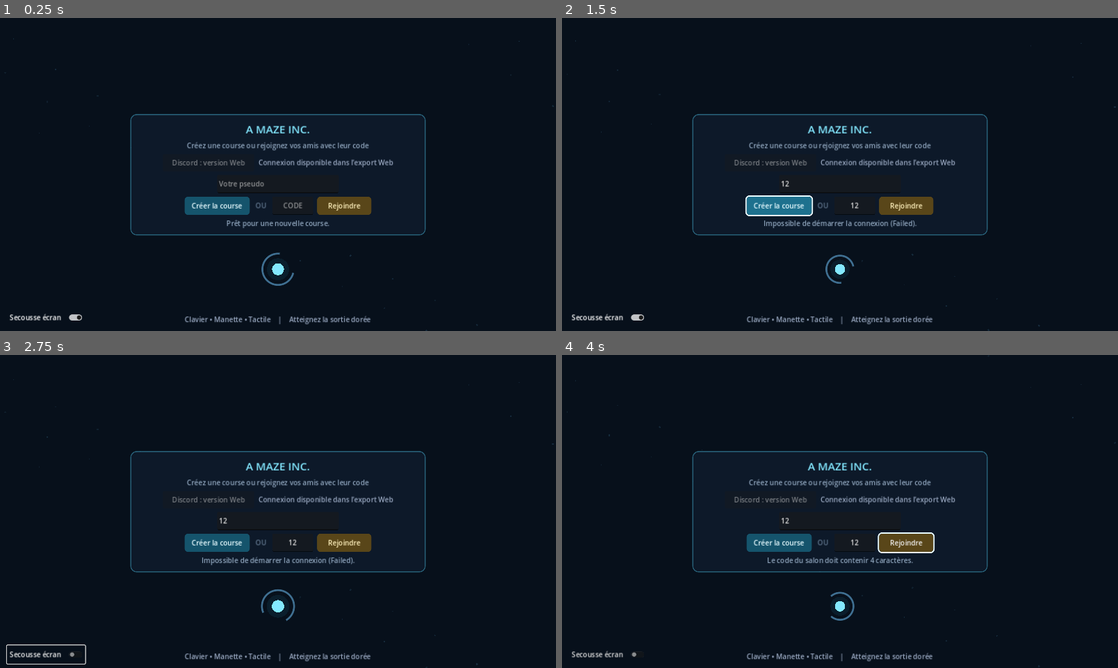
Above: before the commit, frames 1-4 (two rows, left to right).
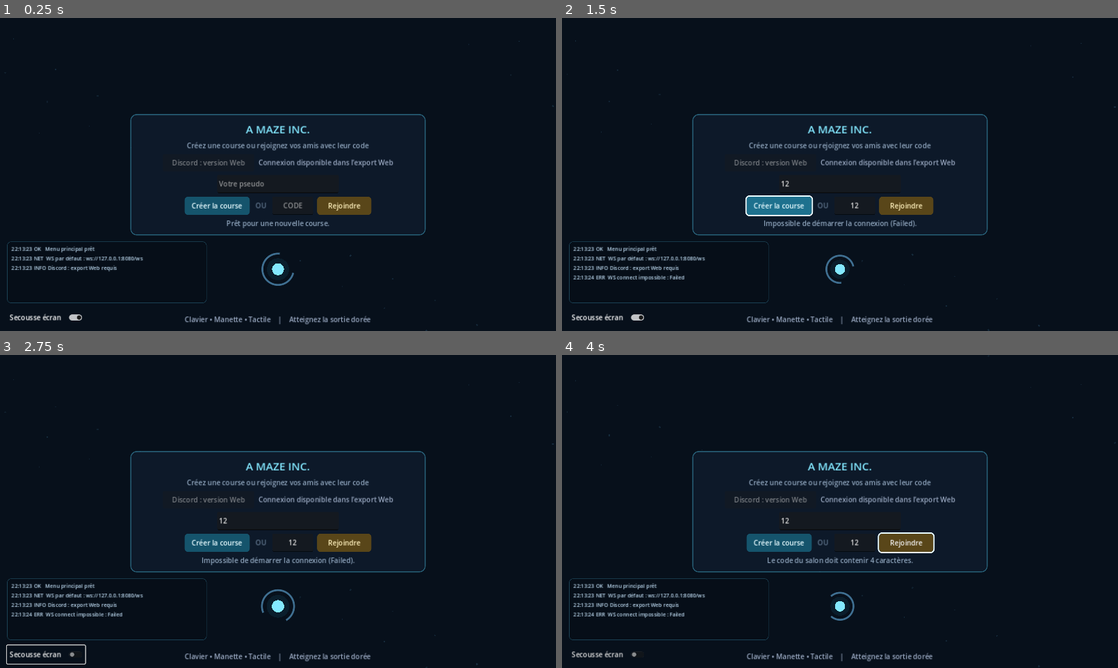
Above: after the commit, the same moments.

Repository: zarocksx/multi-maze
Game: Godot game, scene res://scenes/main.tscn
Same seed, same stepped clock (60 frames per second), same inputs: the game is played once before the commit and once after it.
Inputs (mouse positions are in pixels of both pictures, inside the frame that each line leads up to):
- Up to frame 1 (0.25 s): no input
- Up to frame 2 (1.5 s): click (840, 183) at 0.52 s; type "12" at 0.6 s; click (856, 205) at 0.75 s; type "12" at 0.83 s; click "Créer la course" at 1.25 s
- Up to frame 3 (2.75 s): click "Secousse écran" at 2 s
- Up to frame 4 (4 s): click "Rejoindre" at 2.75 s; move the mouse to (962, 495) at 3.52 s; hold Right from 3.53 s (still down); hold Z from 3.53 s (still down)

The runs differ from the first frame. In frame 1, 0.7% of the frame differs, in the area x 1-38%, y 71-92%; in frame 2, 0.9%; in frame 3, 0.9%; in frame 4, 0.9%.

Commit message:
im dying inside

Diff:
--- a/scripts/main.gd
+++ b/scripts/main.gd
@@ -9,6 +9,8 @@
 const SETTINGS_PATH := "user://settings.cfg"
 const GAMEPAD_DEADZONE := 0.42
 const MAX_PLAYERS := 8
+const MENU_DEBUG_MAX_LINES := 8
+const MENU_DEBUG_MAX_CHARS := 112
 
 var socket := WebSocketPeer.new()
 var auth_request: HTTPRequest
@@ -72,6 +74,9 @@
 var score_subtitle: Label
 var score_restart_button: Button
 var wall_shake_toggle: CheckButton
+var menu_debug_panel: PanelContainer
+var menu_debug_label: Label
+var menu_debug_lines: Array = []
 var player_tooltip: Label
 var held_direction := ""
 var move_repeat_timer := 0.0
@@ -102,6 +107,10 @@
 var touch_controls: PanelContainer
 var touch_direction := ""
 var gamepad_focus_locked := false
+var discord_debug_log_last_id := 0
+var discord_debug_empty_logged := false
+var discord_debug_last_error := ""
+var discord_debug_last_user_signature := ""
 
 
 func _ready() -> void:
@@ -111,6 +120,8 @@
 	touchscreen_available = _detect_touchscreen()
 	_build_interface()
 	server_input.text = _default_server_url()
+	_debug_log("Menu principal prêt", "ok")
+	_debug_log("WS par défaut : %s" % _debug_safe_url(server_input.text), "net")
 	_check_discord_session()
 	get_viewport().size_changed.connect(_on_viewport_resized)
 	queue_redraw()
@@ -383,6 +394,8 @@
 	wall_shake_toggle.toggled.connect(_on_wall_shake_toggled)
 	root.add_child(wall_shake_toggle)
 
+	_build_menu_debug_panel(root)
+
 	touch_controls = PanelContainer.new()
 	touch_controls.name = "TouchControls"
 	touch_controls.visible = false
@@ -495,6 +508,117 @@
 	panel.offset_right = panel_width * 0.5
 	panel.offset_top = -panel_height * 0.5
 	panel.offset_bottom = panel_height * 0.5
+
+
+func _build_menu_debug_panel(root: Control) -> void:
+	menu_debug_panel = PanelContainer.new()
+	menu_debug_panel.name = "MenuDebugLogs"
+	menu_debug_panel.mouse_filter = Control.MOUSE_FILTER_IGNORE
+	menu_debug_panel.z_index = 18
+	menu_debug_panel.set_anchors_preset(Control.PRESET_BOTTOM_LEFT)
+	var debug_style := StyleBoxFlat.new()
+	debug_style.bg_color = Color(0.025, 0.055, 0.09, 0.74)
+	debug_style.border_color = Color(0.32, 0.79, 0.95, 0.24)
+	debug_style.set_border_width_all(1)
+	debug_style.set_corner_radius_all(9)
+	debug_style.content_margin_left = 10
+	debug_style.content_margin_right = 10
+	debug_style.content_margin_top = 8
+	debug_style.content_margin_bottom = 8
+	menu_debug_panel.add_theme_stylebox_override("panel", debug_style)
+	root.add_child(menu_debug_panel)
+
+	menu_debug_label = Label.new()
+	menu_debug_label.mouse_filter = Control.MOUSE_FILTER_IGNORE
+	menu_debug_label.add_theme_font_size_override("font_size", 12)
+	menu_debug_label.add_theme_color_override("font_color", Color("b9d5ec"))
+	menu_debug_label.vertical_alignment = VERTICAL_ALIGNMENT_TOP
+	menu_debug_label.size_flags_horizontal = Control.SIZE_EXPAND_FILL
+	menu_debug_label.size_flags_vertical = Control.SIZE_EXPAND_FILL
+	menu_debug_panel.add_child(menu_debug_label)
+	_layout_menu_debug_panel()
+	_refresh_menu_debug_log()
+
+
+func _layout_menu_debug_panel() -> void:
+	if not is_instance_valid(menu_debug_panel):
+		return
+	var viewport_size := get_viewport_rect().size
+	var width := minf(460.0, maxf(292.0, viewport_size.x - 32.0))
+	var height := 142.0 if viewport_size.y >= 480.0 else 108.0
+	menu_debug_panel.offset_left = 16
+	menu_debug_panel.offset_right = 16 + width
+	menu_debug_panel.offset_bottom = -64
+	menu_debug_panel.offset_top = menu_debug_panel.offset_bottom - height
+
+
+func _debug_log(message: String, level: String = "info") -> void:
+	var now := Time.get_time_dict_from_system()
+	var stamp := "%02d:%02d:%02d" % [
+		int(now.get("hour", 0)),
+		int(now.get("minute", 0)),
+		int(now.get("second", 0)),
+	]
+	var tag := _debug_level_tag(level)
+	menu_debug_lines.append("%s %-4s %s" % [stamp, tag, _debug_shorten(message)])
+	while menu_debug_lines.size() > MENU_DEBUG_MAX_LINES:
+		menu_debug_lines.pop_front()
+	_refresh_menu_debug_log()
+
+
+func _debug_level_tag(level: String) -> String:
+	match level.to_lower():
+		"ok":
+			return "OK"
+		"net":
+			return "NET"
+		"discord":
+			return "DISC"
+		"warn":
+			return "WARN"
+		"error":
+			return "ERR"
+		_:
+			return "INFO"
+
+
+func _debug_shorten(message: String) -> String:
+	var compact := message.replace("\r", " ").replace("\n", " ").strip_edges()
+	while compact.contains("  "):
+		compact = compact.replace("  ", " ")
+	if compact.length() > MENU_DEBUG_MAX_CHARS:
+		return compact.left(MENU_DEBUG_MAX_CHARS - 1) + "…"
+	return compact
+
+
+func _debug_safe_url(url: String) -> String:
+	var safe := url
+	var session_index := safe.find("session=")
+	if session_index >= 0:
+		var session_end := safe.find("&", session_index)
+		if session_end >= 0:
+			safe = safe.left(session_index) + "session=…" + safe.substr(session_end)
+		else:
+			safe = safe.left(session_index) + "session=…"
+	return _debug_shorten(safe)
+
+
+func _refresh_menu_debug_log() -> void:
+	if not is_instance_valid(menu_debug_label):
+		return
+	var text := ""
+	for line in menu_debug_lines:
+		if not text.is_empty():
+			text += "\n"
+		text += str(line)
+	menu_debug_label.text = text if not text.is_empty() else "diag: en attente des événements…"
+	_update_menu_debug_visibility()
+
+
+func _update_menu_debug_visibility() -> void:
+	if not is_instance_valid(menu_debug_panel):
+		return
+	menu_debug_panel.visible = is_instance_valid(panel) and panel.visible and room_code.is_empty()
 
 
 func _apply_button_style(
@@ -707,6 +831,22 @@
 	return {}
 
 
+func _sync_discord_debug_logs(raw_logs) -> void:
+	if not raw_logs is Array:
+		return
+	for entry in raw_logs:
+		if not entry is Dictionary:
+			continue
+		var entry_id := int(entry.get("id", 0))
+		if entry_id > 0 and entry_id <= discord_debug_log_last_id:
+			continue
+		discord_debug_log_last_id = maxi(discord_debug_log_last_id, entry_id)
+		var message := str(entry.get("message", ""))
+		if message.is_empty():
+			continue
+		_debug_log("JS " + message, str(entry.get("level", "info")))
+
+
 func _should_use_discord_activity_flow() -> bool:
 	if not OS.has_feature("web"):
 		return false
@@ -733,17 +873,26 @@
 
 func _request_discord_session_check() -> void:
 	auth_request_action = "check"
-	var error := auth_request.request(_http_url("/api/auth/me"), _discord_auth_headers())
+	var url := _http_url("/api/auth/me")
+	_debug_log("HTTP GET %s" % _debug_safe_url(url), "net")
+	var error := auth_request.request(url, _discord_auth_headers())
 	if error != OK:
+		_debug_log("HTTP auth impossible : %s" % error_string(error), "error")
 		_show_discord_unavailable()
 
 
 func _sync_discord_bridge_state(force_refresh: bool = false) -> void:
 	var state := _discord_bridge_state()
 	if state.is_empty():
-		return
+		if not discord_debug_empty_logged:
+			discord_debug_empty_logged = true
+			_debug_log("Bridge Discord JS indisponible pour l’instant", "warn")
+		return
+	discord_debug_empty_logged = false
+	_sync_discord_debug_logs(state.get("logs", []))
 	var was_activity_mode := discord_activity_mode
 	var was_activity_ready := discord_activity_ready
+	var was_activity_scope_ready := discord_activity_scope_ready
 	discord_activity_mode = bool(state.get("isActivity", false))
 	discord_activity_ready = bool(state.get("sdkReady", false))
 	discord_activity_scope_ready = bool(state.get("activityScopeReady", false))
@@ -751,6 +900,18 @@
 	discord_bridge_error = str(state.get("error", ""))
 	if discord_activity_mode != was_activity_mode or discord_activity_ready != was_activity_ready:
 		_mark_discord_presence_dirty()
+	if discord_activity_mode != was_activity_mode:
+		_debug_log(
+			"Mode Discord Activity détecté" if discord_activity_mode else "Mode web classique détecté",
+			"discord"
+		)
+	if discord_activity_ready != was_activity_ready:
+		_debug_log("SDK Discord prêt" if discord_activity_ready else "SDK Discord en attente", "discord")
+	if discord_activity_scope_ready and not was_activity_scope_ready:
+		_debug_log("Rich Presence autorisée", "ok")
+	if not discord_bridge_error.is_empty() and discord_bridge_error != discord_debug_last_error:
+		_debug_log("Discord : %s" % discord_bridge_error, "error")
+	discord_debug_last_error = discord_bridge_error
 	var next_session_token := str(state.get("sessionToken", ""))
 	var session_changed := next_session_token != discord_session_token
 	discord_session_token = next_session_token
@@ -758,8 +919,19 @@
 		var bridge_user = state.get("user", {})
 		if bridge_user is Dictionary and not bridge_user.is_empty():
 			discord_user = bridge_user
+			var user_signature := "%s:%s" % [
+				str(discord_user.get("id", "")),
+				str(discord_user.get("displayName", discord_user.get("username", ""))),
+			]
+			if user_signature != discord_debug_last_user_signature:
+				discord_debug_last_user_signature = user_signature
+				_debug_log(
+					"Profil Activity : %s" % str(discord_user.get("displayName", "Joueur Discord")),
+					"discord"
+				)
 		else:
 			discord_user = {}
+			discord_debug_last_user_signature = ""
 		_refresh_discord_controls(bool(state.get("enabled", false)))
 		if session_changed or force_refresh:
 			_mark_discord_presence_dirty()
@@ -874,10 +1046,12 @@
 		discord_button.text = "Discord : version Web"
 		discord_button.disabled = true
 		discord_status_label.text = "Connexion disponible dans l’export Web"
+		_debug_log("Discord : export Web requis", "info")
 		return
 	JavaScriptBridge.eval("window.mazeDiscord && window.mazeDiscord.init && window.mazeDiscord.init()")
 	_sync_discord_bridge_state(true)
 	if _should_use_discord_activity_flow():
+		_debug_log("Flux Discord Activity actif", "discord")
 		return
 	_request_discord_session_check()
 
@@ -887,6 +1061,7 @@
 		discord_button.disabled = true
 		discord_status_label.text = "Autorisation Discord..."
 		discord_login_pending = true
+		_debug_log("Demande d’autorisation Rich Presence", "discord")
 		JavaScriptBridge.eval(
 			"window.mazeDiscord && window.mazeDiscord.beginLogin && window.mazeDiscord.beginLogin()"
 		)
@@ -905,25 +1080,33 @@
 		return
 	discord_button.disabled = true
 	discord_status_label.text = "Ouverture de Discord…"
+	_debug_log("Redirection OAuth Discord", "discord")
 	JavaScriptBridge.eval("window.location.assign('/auth/discord')")
 
 
 func _on_auth_request_completed(
-	_result: int,
+	result: int,
 	response_code: int,
 	_headers: PackedStringArray,
 	body: PackedByteArray
 ) -> void:
+	_debug_log(
+		"HTTP auth result=%d code=%d bytes=%d" % [result, response_code, body.size()],
+		"net" if response_code == 200 else "warn"
+	)
 	var raw_body := body.get_string_from_utf8().strip_edges()
 	if not raw_body.begins_with("{"):
+		_debug_log("HTTP auth non JSON : %s" % _debug_shorten(raw_body.left(80)), "error")
 		_show_discord_unavailable()
 		return
 	var json := JSON.new()
 	if json.parse(raw_body) != OK:
+		_debug_log("HTTP auth JSON invalide : %s" % _debug_shorten(raw_body.left(80)), "error")
 		_show_discord_unavailable()
 		return
 	var payload = json.data
 	if response_code != 200 or not payload is Dictionary:
+		_debug_log("HTTP auth refusé : code %d" % response_code, "warn")
 		_show_discord_unavailable()
 		return
 	var enabled := bool(payload.get("enabled", false))
@@ -935,6 +1118,10 @@
 		discord_user = {}
 		if auth_request_action == "logout":
 			discord_session_token = ""
+	_debug_log(
+		"HTTP auth : %s" % ("connecté" if bool(payload.get("authenticated", false)) else "non connecté"),
+		"ok" if bool(payload.get("authenticated", false)) else "info"
+	)
 	_refresh_discord_controls(enabled)
 	_mark_discord_presence_dirty()
 	if auth_request_action == "logout":
@@ -1011,6 +1198,7 @@
 	discord_button.disabled = true
 	discord_status_label.text = "Le serveur d’authentification ne répond pas"
 	discord_status_label.add_theme_color_override("font_color", Color("ff8fa3"))
+	_debug_log("Discord indisponible côté menu", "error")
 
 
 func _ensure_avatar_loaded(player: Dictionary) -> void:
@@ -1094,6 +1282,7 @@
 	_update_race_hud()
 	_update_player_tooltip()
 	_sync_gamepad_focus_lock()
+	_update_menu_debug_visibility()
 
 
 func _unhandled_input(event: InputEvent) -> void:
@@ -1170,11 +1359,13 @@
 		last_socket_state = state
 		if state == WebSocketPeer.STATE_OPEN:
 			status_label.text = "Connecté au serveur…"
+			_debug_log("WS ouvert", "ok")
 			if not pending_message.is_empty():
 				_send_json(pending_message)
 				pending_message = {}
 		elif state == WebSocketPeer.STATE_CLOSED and not room_code.is_empty():
 			status_label.text = "Connexion perdue. Vérifiez le serveur."
+			_debug_log("WS fermé pendant un salon", "error")
 			room_code = ""
 			host_id = ""
 			race_complete = false
@@ -1199,9 +1390,11 @@
 		var packet := socket.get_packet().get_string_from_utf8()
 		var packet_text := packet.strip_edges()
 		if not packet_text.begins_with("{"):
+			_debug_log("WS paquet non JSON : %s" % _debug_shorten(packet_text.left(80)), "warn")
 			continue
 		var json := JSON.new()
 		if json.parse(packet_text) != OK:
+			_debug_log("WS JSON invalide : %s" % _debug_shorten(packet_text.left(80)), "warn")
 			continue
 		var message = json.data
 		if message is Dictionary:
@@ -1228,16 +1421,20 @@
 	if error != OK:
 		pending_message = {}
 		status_label.text = "Impossible de démarrer la connexion (%s)." % error_string(error)
+		_debug_log("WS connect impossible : %s" % error_string(error), "error")
 	else:
 		status_label.text = "Connexion à %s…" % url
+		_debug_log("WS connect %s" % _debug_safe_url(url), "net")
 
 
 func _send_json(message: Dictionary) -> void:
 	if socket.get_ready_state() == WebSocketPeer.STATE_OPEN:
+		_debug_log("WS send %s" % str(message.get("type", "?")), "net")
 		socket.send_text(JSON.stringify(message))
 
 
 func _handle_message(message: Dictionary) -> void:
+	_debug_log("WS recv %s" % str(message.get("type", "?")), "net")
 	match str(message.get("type", "")):
 		"hello":
 			player_id = str(message.get("playerId", ""))
@@ -1302,6 +1499,7 @@
 	start_race_button.visible = is_host_waiting
 	maze_size_controls.visible = is_host_waiting
 	waiting_label.visible = is_in_room and race_phase == "waiting" and host_id != player_id
+	_update_menu_debug_visibility()
 	_refresh_touch_controls()
 	_sync_gamepad_focus_lock()
 	if is_in_room:
@@ -2635,6 +2833,7 @@
 			profile[key] = discord_user[key]
 	if not profile.is_empty():
 		message["discordActivityUser"] = profile
+		_debug_log("Profil Activity joint au message %s" % str(message.get("type", "?")), "discord")
 
 
 func _player_name() -> String:
@@ -2699,4 +2898,5 @@
 
 func _on_viewport_resized() -> void:
 	_layout_lobby_panel()
+	_layout_menu_debug_panel()
 	queue_redraw()
Not shown, changed: web/index.html
Not shown, changed: web_shell.html
